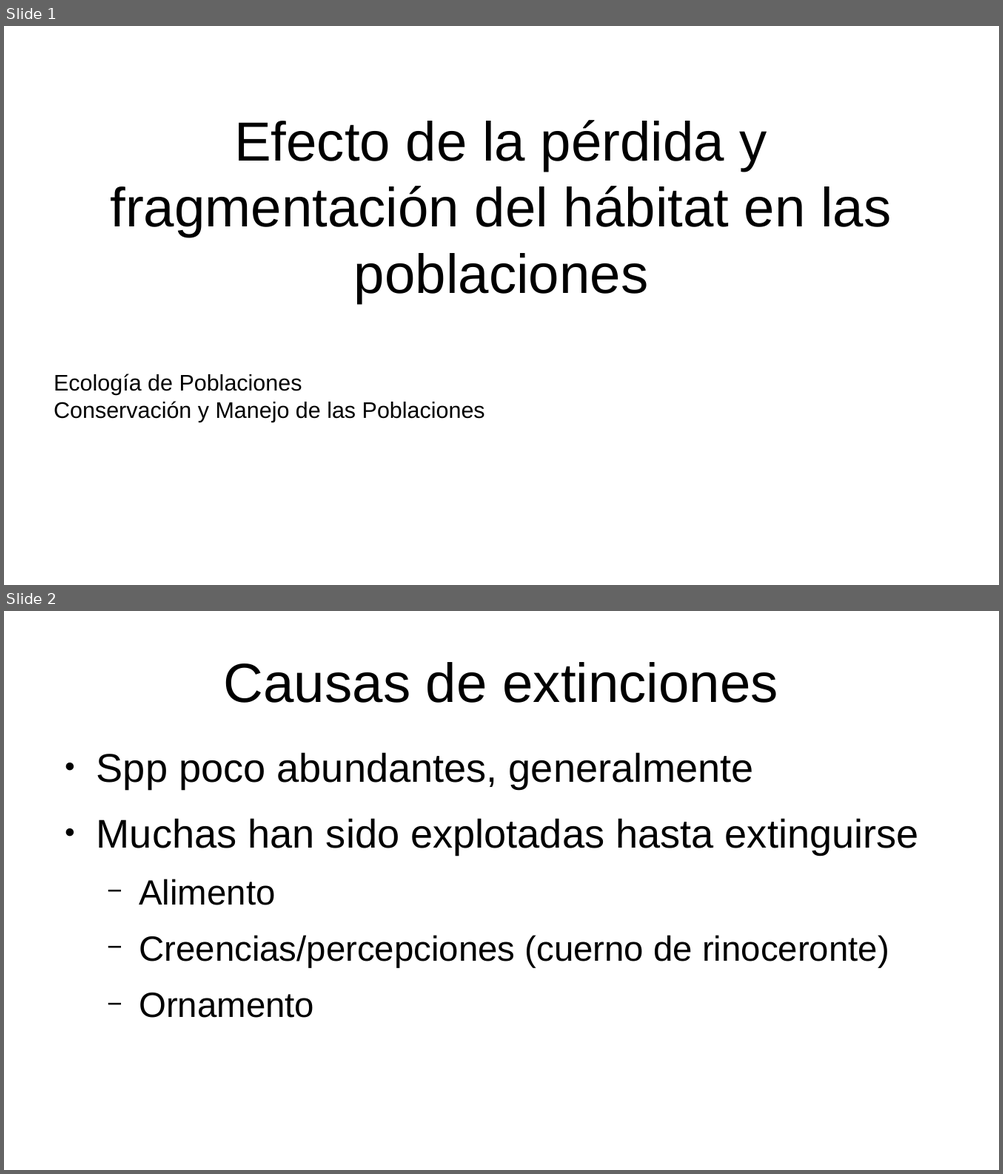
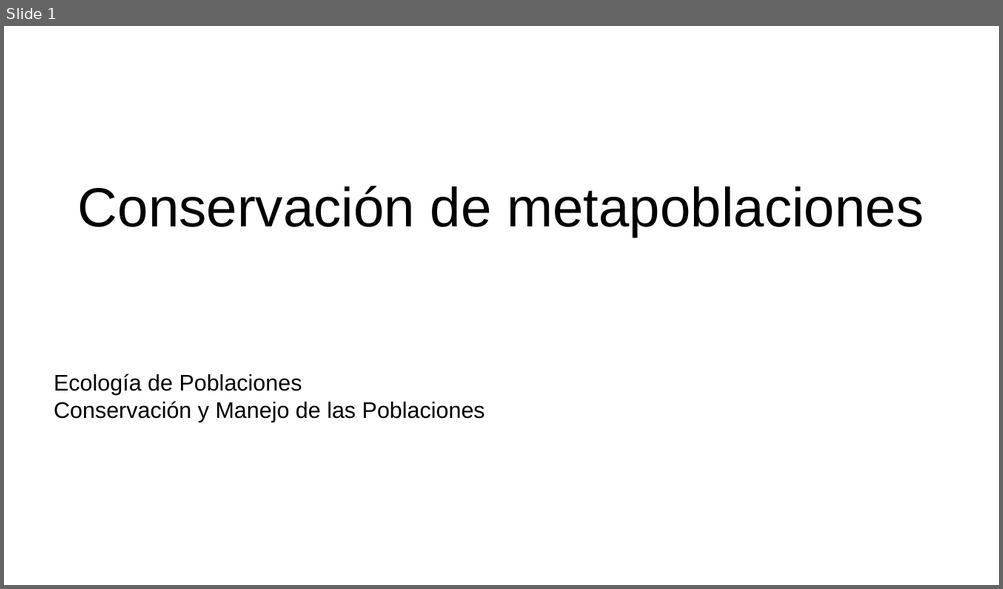
Before and after one commit to gerardommc/Ecologia-poblaciones, a slide deck: Unidad-5/Conservacion-meta.odp. Shown one above the other, each under a label of ours: slides 1 and 2 before the commit, slide 1 after it. The pictures are 1003x1174 and 1003x589 pixels, drawn with LibreOffice and Linux fonts; fonts in the diff are those of the drawing. Boxes give left, top, right and bottom in pixels: in the first picture for what was removed or moved away, otherwise in the second. Text is boxed around its words. In the diff, an @@ line names an element or a change of style, - is before the commit and + after.

```diff
--- a/Unidad-5/Conservacion-meta.odp
+++ b/Unidad-5/Conservacion-meta.odp
@@ slide 2 removed at box(4, 611, 999, 1170), background #FFFFFF @@
@@ title removed at box(224, 662, 778, 703) @@
-Causas de extinciones
@@ text removed at box(96, 752, 919, 1018) @@
-● Spp poco abundantes, generalmente
-● Muchas han sido explotadas hasta extinguirse
-  − Alimento
-  − Creencias/percepciones (cuerno de rinoceronte)
-  − Ornamento
@@ slide 1 changed as well @@
@@ title at box(78, 186, 923, 237): text changed @@
-Efecto de la pérdida y fragmentación del hábitat en las poblaciones
+Conservación de metapoblaciones
```
Also in this commit, not shown: 9 slides added, 24 other slides removed, 21 other files.
